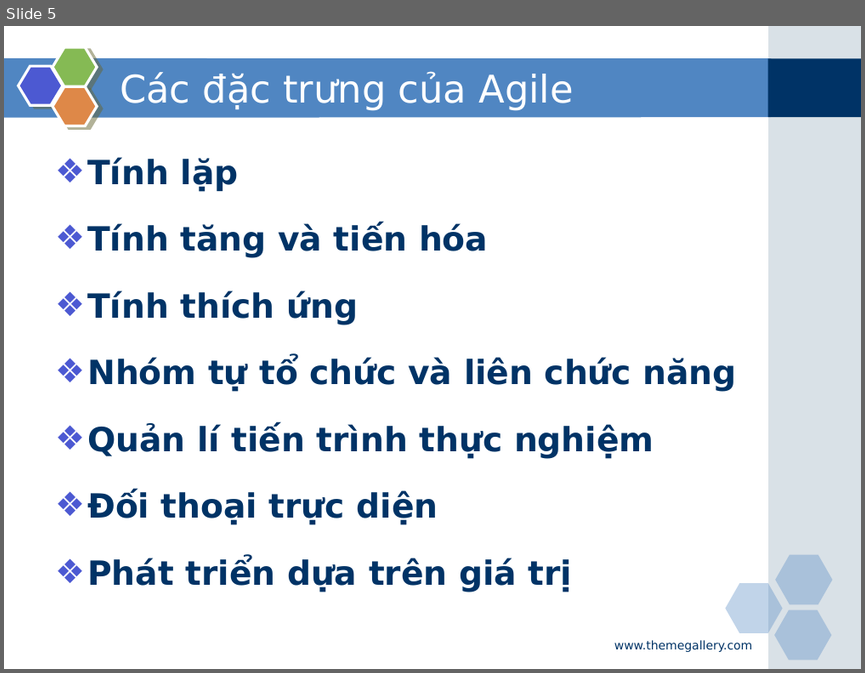
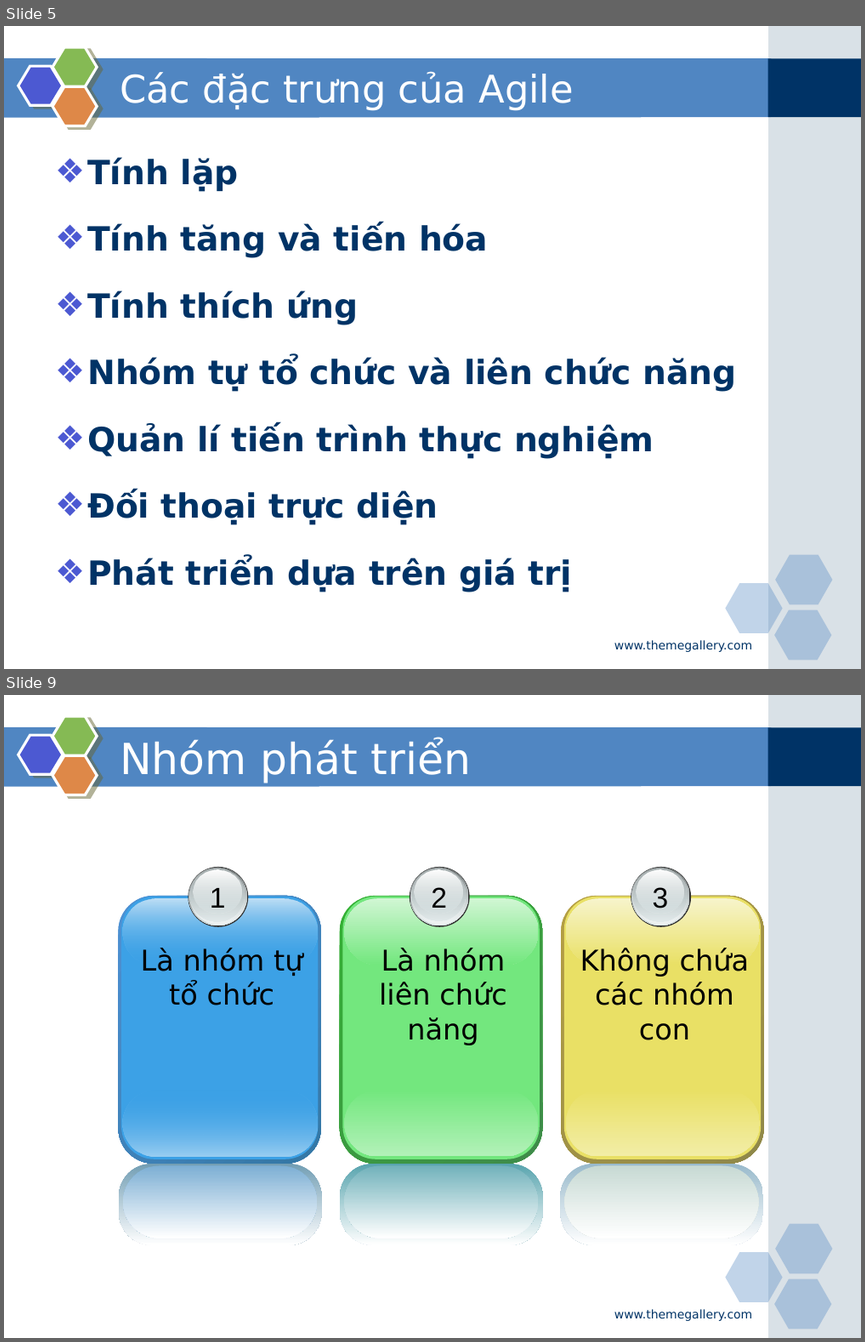
Before and after one commit to phamduong/graduation-project-agile-tool, a slide deck: Báo cáo/Slide bao cao.pptx. Shown one above the other, each under a label of ours: slide 5 before the commit, slides 5 and 9 after it; the slides between them are not shown. The pictures are 865x673 and 865x1342 pixels, drawn with LibreOffice and Linux fonts; fonts in the diff are those of the drawing. Boxes give left, top, right and bottom in pixels: in the first picture for what was removed or moved away, otherwise in the second. Text is boxed around its words. In the diff, an @@ line names an element or a change of style, - is before the commit and + after.

```diff
--- a/Báo cáo/Slide bao cao.pptx
+++ b/Báo cáo/Slide bao cao.pptx
@@ slide 9 added at <box>4,695,861,1338</box>, background #FFFFFF; not listed: 9 template elements that a slide beside it also shows @@
@@ title added at <box>120,738,471,783</box>, 36 pt, text #FFFFFF @@
+Nhóm phát triển
@@ group added at <box>118,867,322,1245</box>: 6 rounded rectangles, 5 ellipses, 2 texts @@
+1
+Là nhóm tự tổ chức
@@ group added at <box>340,867,543,1245</box>: 6 rounded rectangles, 5 ellipses, 2 texts @@
+2
+Là nhóm liên chức năng
@@ group added at <box>560,867,764,1245</box>: 6 rounded rectangles, 5 ellipses, 2 texts @@
+3
+Không chứa các nhóm con
@@ text added at <box>614,1309,752,1321</box>, 10 pt, text #003366 @@
+www.themegallery.com
```
Also in this commit, not shown: 4 slides changed, 8 other slides added, 18 slides removed, 13 other files.
